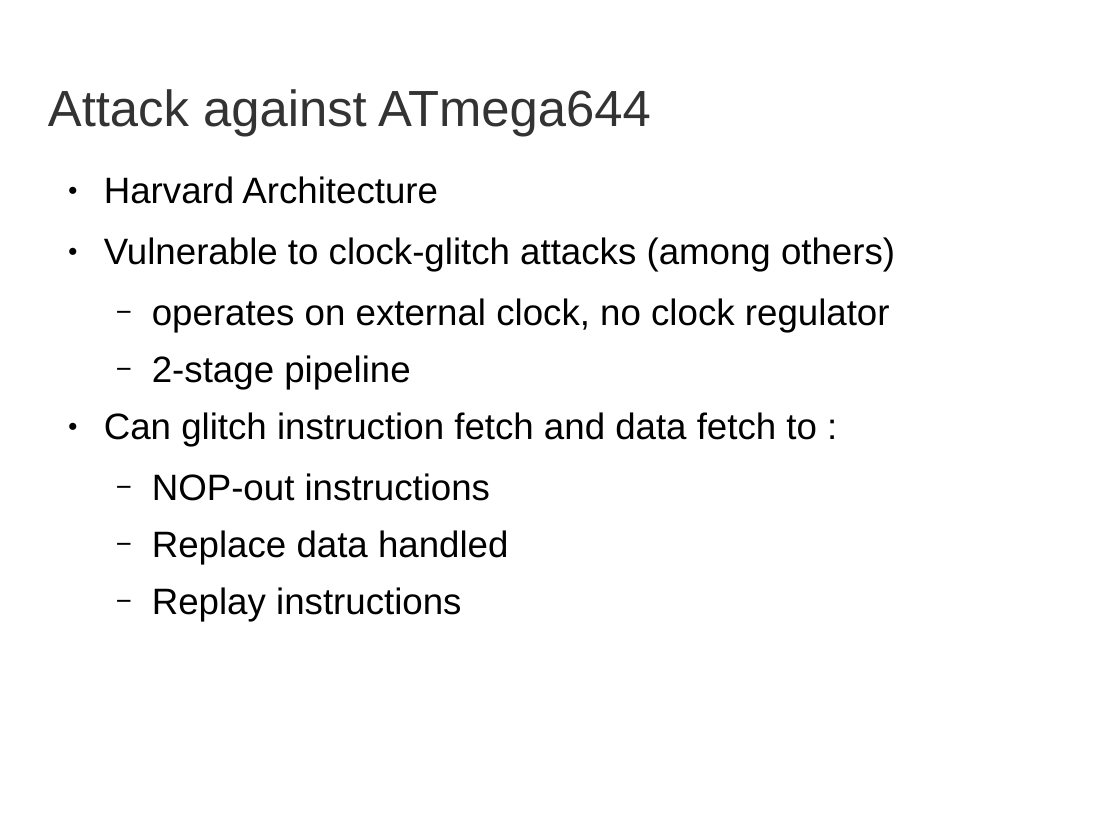
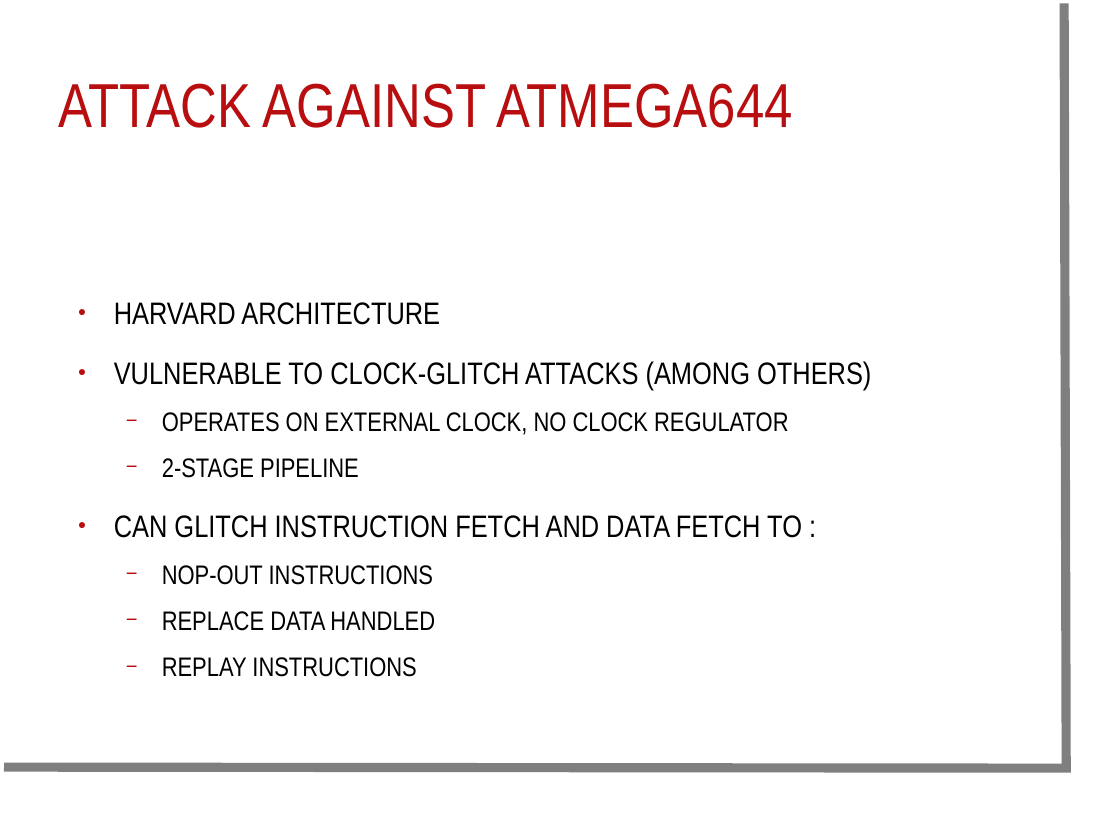
Before and after one commit to dperezmavro/irp, a slide deck: slide 4 of presentation/presentation.ppt. Drawn at 1120x840 pixels with LibreOffice and Linux fonts; fonts in the diff are those of the drawing; background and template pictures are left out. Boxes give left, top, right and bottom in pixels: in the first picture for what was removed or moved away, otherwise in the second. Text is boxed around its words. In the diff, an @@ line names an element or a change of style, - is before the commit and + after.

Commit message:
presentation update

```diff
--- a/presentation/presentation.ppt
+++ b/presentation/presentation.ppt
@@ freeform shape added at (x1=4, y1=3, x2=1067, y2=768), outline #7F7F7F 6.49 pt @@
@@ title at (x1=58, y1=83, x2=793, y2=128): text changed; size 36 to 44 pt; font Arial to Arial Narrow; text colour #333333 to #B80E0F @@
-Attack against ATmega644
+ATTACK AGAINST ATMEGA644
@@ text "HARVARD ARCHITECTURE" at (x1=114, y1=302, x2=871, y2=677): vertical alignment top to middle @@
@@ text at (x1=114, y1=302, x2=871, y2=677): text changed; size 26 to 19 pt; font Arial to Arial Narrow @@
-● Harvard Architecture
-● Vulnerable to clock-glitch attacks (among others)
-  − operates on external clock, no clock regulator
-  − 2-stage pipeline
-● Can glitch instruction fetch and data fetch to :
-  − NOP-out instructions
-  − Replace data handled
-  − Replay instructions
+● HARVARD ARCHITECTURE
+● VULNERABLE TO CLOCK-GLITCH ATTACKS (AMONG OTHERS)
+  − OPERATES ON EXTERNAL CLOCK, NO CLOCK REGULATOR
+  − 2-STAGE PIPELINE
+● CAN GLITCH INSTRUCTION FETCH AND DATA FETCH TO :
+  − NOP-OUT INSTRUCTIONS
+  − REPLACE DATA HANDLED
+  − REPLAY INSTRUCTIONS
```
Also in this commit, not shown: 3 other slides changed, 1 other file.
